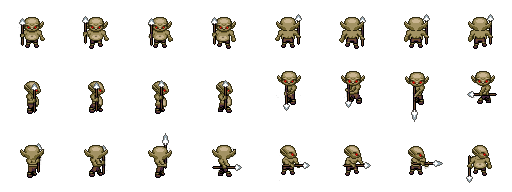
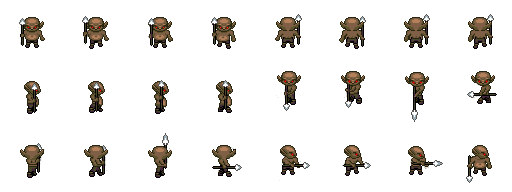
Layer changes from the first 512 x 192 image to the second:
pixels changed over [20, 17, 495, 176] (layer not identified)
